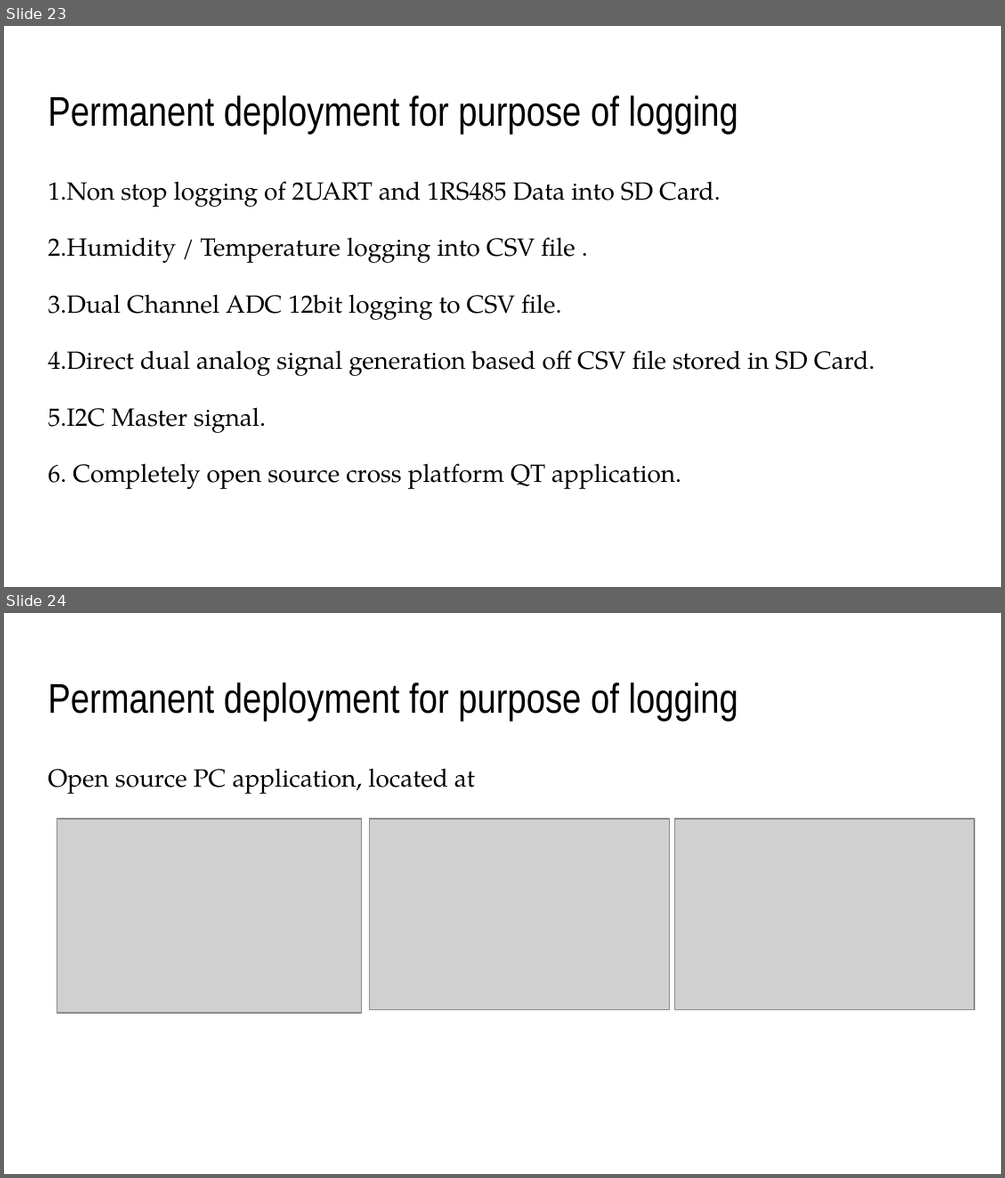
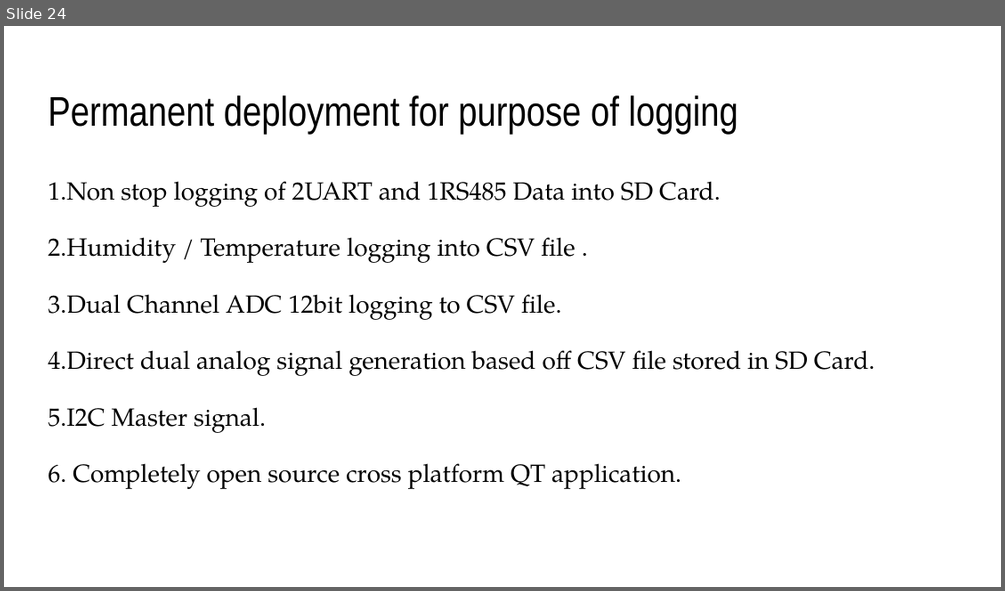
Before and after one commit to vijayandra/logger_v1, a slide deck: docs/Small Task Computer.pptx. Shown one above the other, each under a label of ours: slides 23 and 24 before the commit, slide 24 after it. The pictures are 1005x1178 and 1005x591 pixels, drawn with LibreOffice and Linux fonts; fonts in the diff are those of the drawing; grey boxes stand for pictures. Boxes give left, top, right and bottom in pixels: in the first picture for what was removed or moved away, otherwise in the second. Text is boxed around its words. In the diff, an @@ line names an element or a change of style, - is before the commit and + after.

```diff
--- a/docs/Small Task Computer.pptx
+++ b/docs/Small Task Computer.pptx
@@ slide 24 removed at <box>4,613,1001,1174</box>, background #FFFFFF @@
@@ title removed at <box>48,682,738,721</box> @@
-Permanent deployment for purpose of logging
@@ text removed at <box>48,768,475,794</box> @@
-Open source PC application, located at
@@ picture removed at <box>57,819,361,1013</box> @@
@@ picture removed at <box>370,819,670,1010</box> @@
@@ picture removed at <box>675,819,975,1010</box> @@
@@ what was slide 23 is now slide 24 @@
```
Also in this commit, not shown: 1 slide added, 1 other file.
